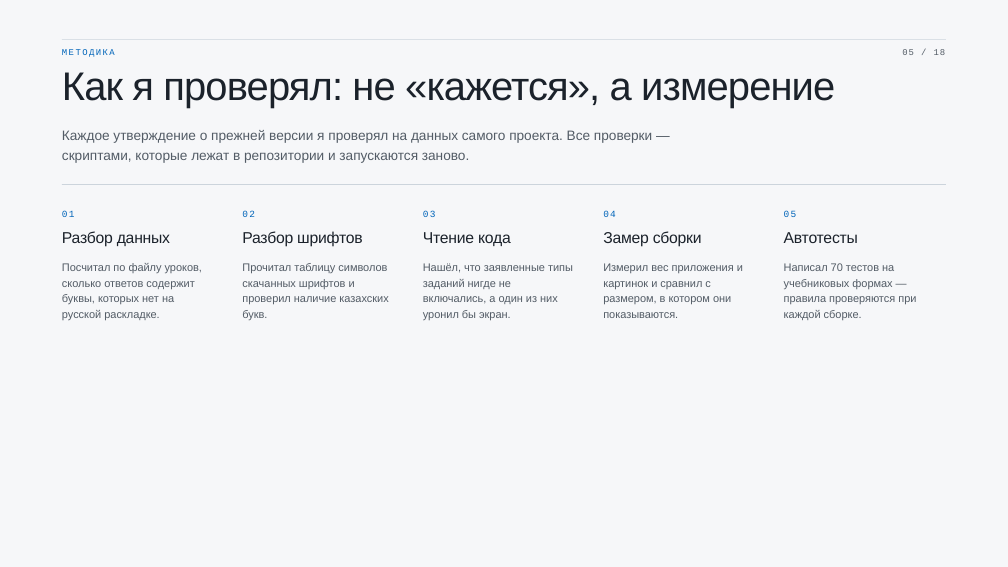
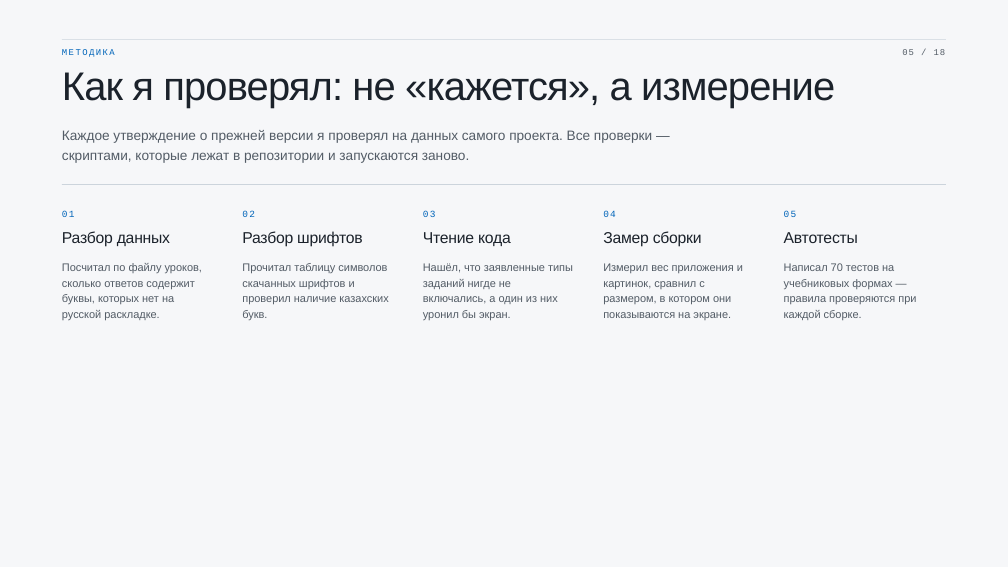
Before and after one commit to s-chaikovskiy/grammarquest-web, a slide deck: slide 5 of презентация/Тілашар-защита.pptx. Drawn at 1008x567 pixels with LibreOffice and Linux fonts; fonts in the diff are those of the drawing. Boxes give left, top, right and bottom in pixels: in the first picture for what was removed or moved away, otherwise in the second. Text is boxed around its words. In the diff, an @@ line names an element or a change of style, - is before the commit and + after.

```diff
--- a/презентация/Тілашар-защита.pptx
+++ b/презентация/Тілашар-защита.pptx
@@ text at <box>603,281,705,289</box>: text changed @@
-картинок и сравнил с
+картинок, сравнил с
@@ text at <box>603,312,731,320</box>: text changed @@
-показываются.
+показываются на экране.
```
Also in this commit, not shown: 5 other slides changed, 10 other files.
